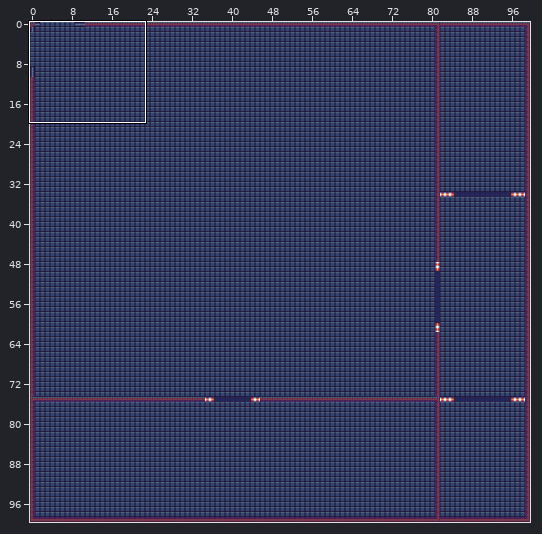
Tiled map, stored at data/map.tmx. The picture above shows the old version from afar; the outline marks the close-up.
Close-up. First the earlier version:
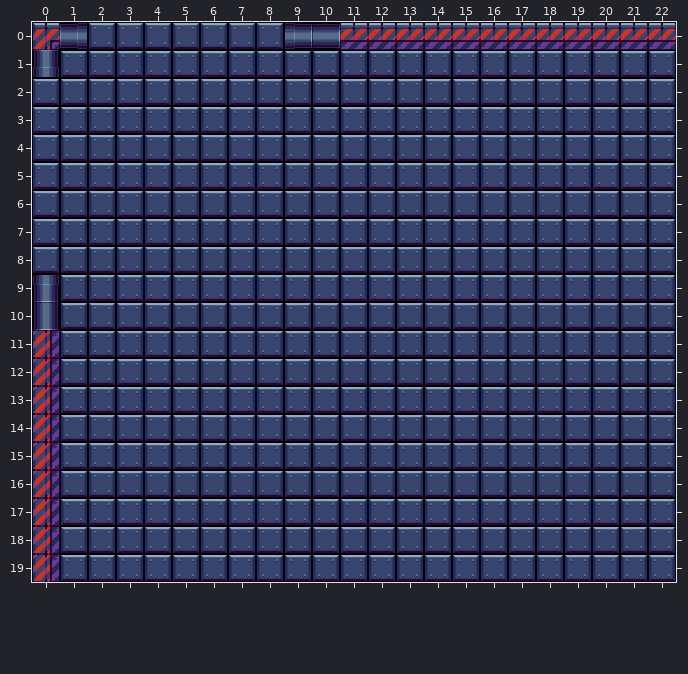
Cells are 32x32 px. Shown: x 0..22, y 0..19. The commit also changed other parts of the map, which this record leaves out.
And afterwards:
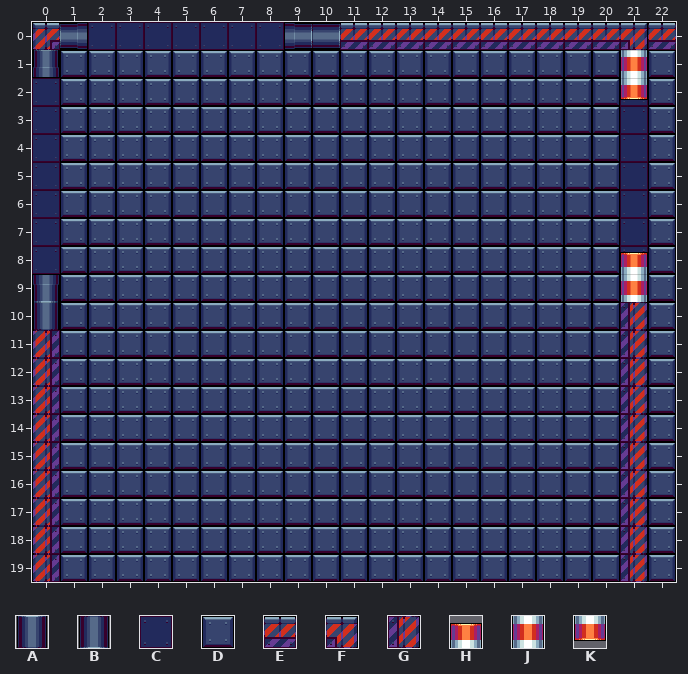
Key: from "TIleset": A 2 "IndustrialTile_61", B 2 turned 180 "IndustrialTile_61", C 36 "IndustrialTile_14", D 47 "IndustrialTile_25", E 54 "IndustrialTile_32", F 55 "IndustrialTile_33", G 64 "IndustrialTile_42", H 67 "IndustrialTile_45", J 76 "IndustrialTile_54", K 87 "IndustrialTile_45down".
_ is an empty cell.
What changed:
Layer "Floor":
The edit turns tile D into tile C in row 0 at x 2 to 8; in rows 2 to 8 at x 0 and 21.
Layer "Walls":
The edit turns tile E into tile F in row 0 at x 21.
There is now tile G in rows 10 to 19 at x 21.
Layer "Pistons":
The edit turns tile B into tile A in row 10 at x 0.
There is now tile H in row 8 at x 21.
There is now tile J in row 1 at x 21; in row 9 at x 21.
There is now tile K in row 2 at x 21.
Changed places in both close-ups, as pixel boxes (x1, y1, x2, y2):
changed: (88, 22, 284, 50)
changed: (620, 23, 648, 582)
changed: (32, 78, 60, 274)
changed: (34, 302, 58, 330)
